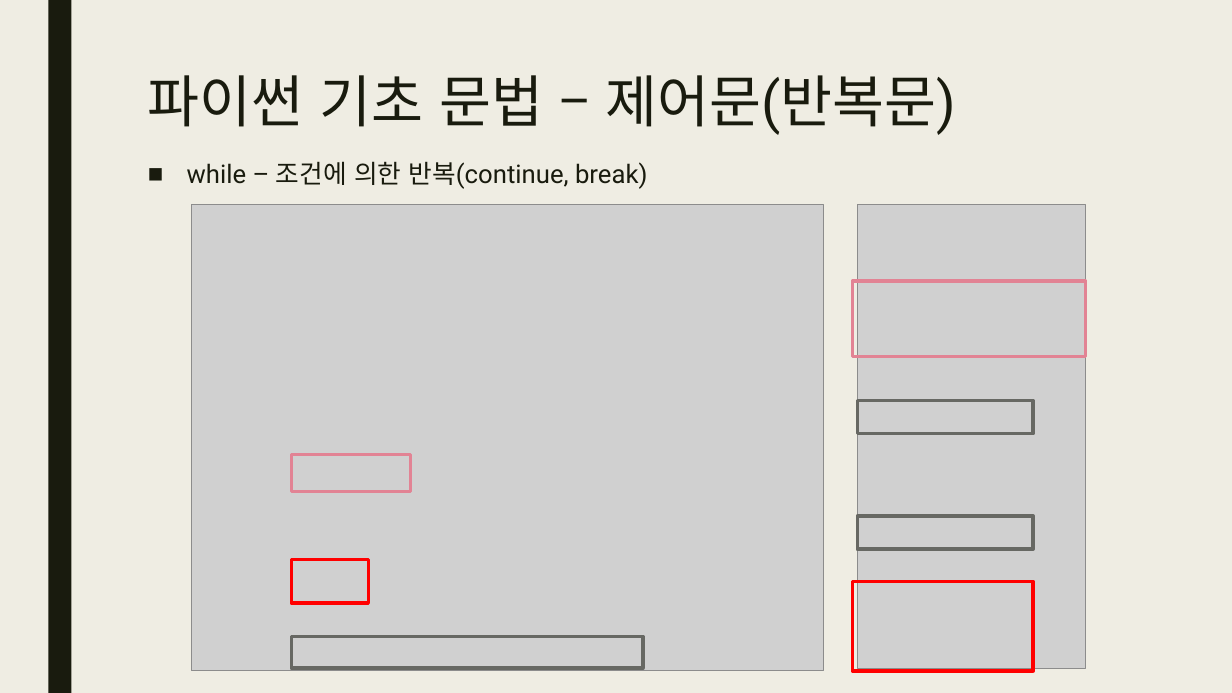
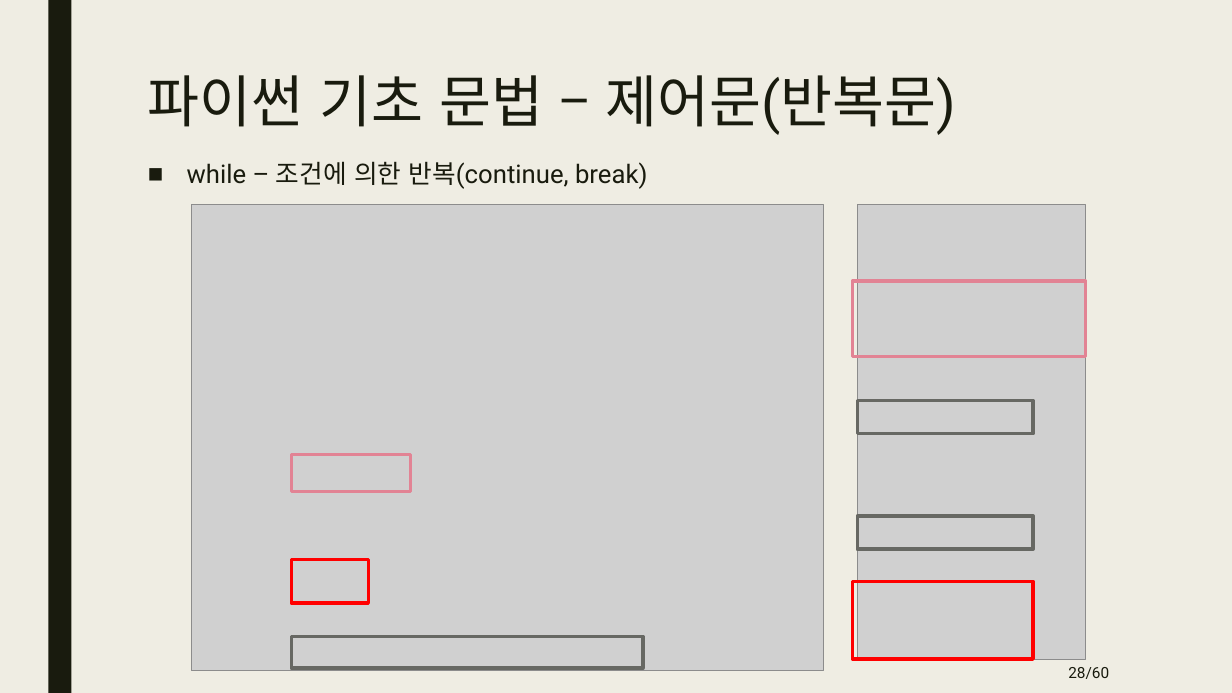
Before and after one commit to DongJoonLeeDJ/AI_305_7_20220627, a slide deck: slide 28 of djpython/파이썬 기초.pptx (slide 27 before the commit). Drawn at 1232x693 pixels with LibreOffice and Linux fonts; fonts in the diff are those of the drawing; grey boxes stand for pictures. Boxes give left, top, right and bottom in pixels: in the first picture for what was removed or moved away, otherwise in the second. Text is boxed around its words. In the diff, an @@ line names an element or a change of style, - is before the commit and + after.

```diff
--- a/djpython/파이썬 기초.pptx
+++ b/djpython/파이썬 기초.pptx
@@ picture: place and size @@
-picture at [858,205,1086,669]
+picture at [858,205,1086,660]
@@ rectangle: place and size @@
-rectangle at [853,581,1033,671]
+rectangle at [853,581,1033,659]
@@ page number added at [1068,667,1109,679], 12 pt, text #191B0E @@
+28/60
```
Also in this commit, not shown: 55 other slides changed, 3 slides added, 2 other files.
